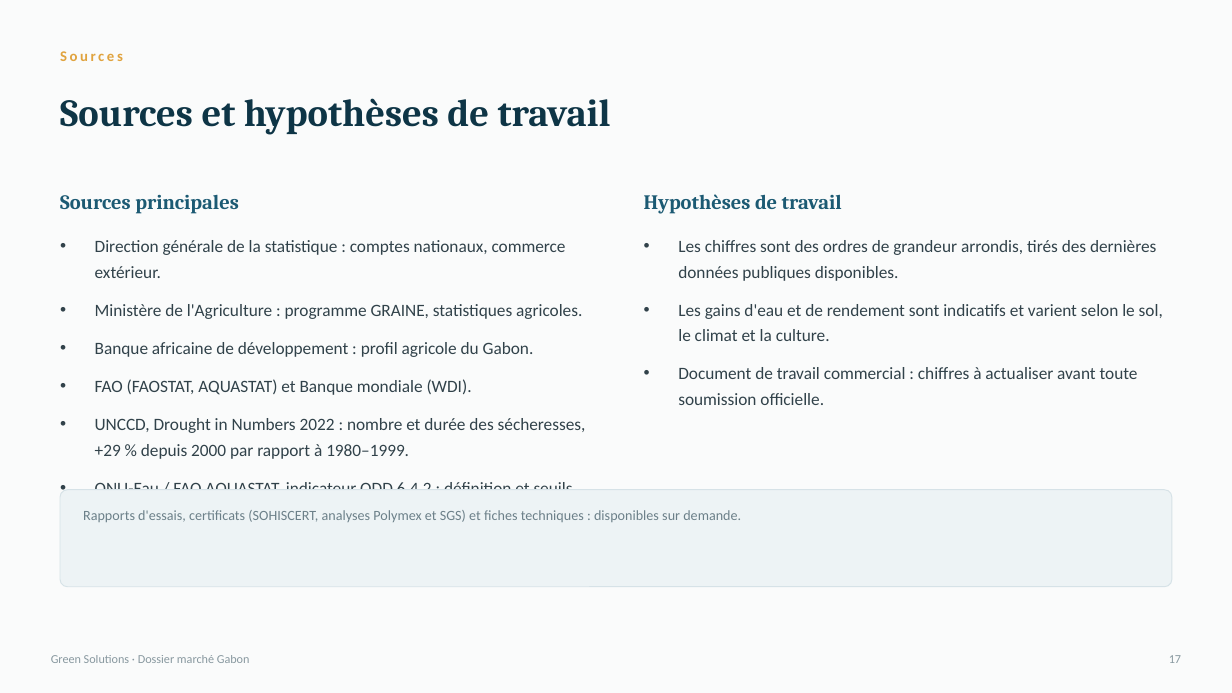
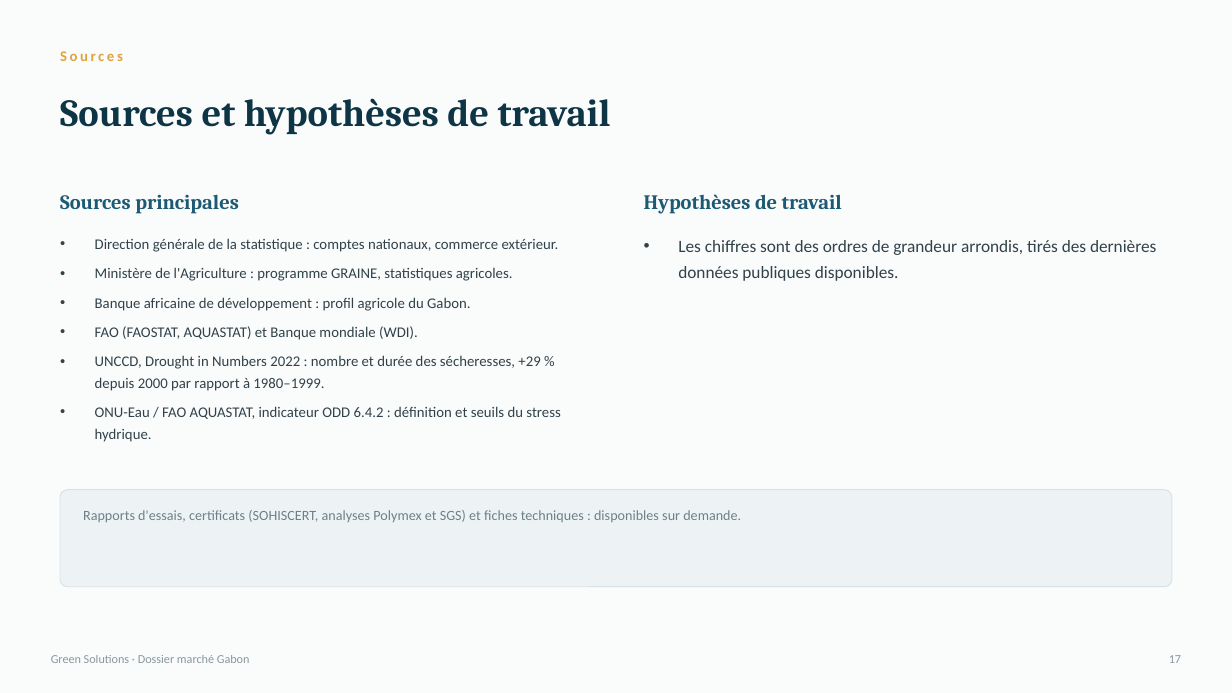
Before and after one commit to Gabes2705/green-solutions-web, a slide deck: slide 18 of public/documents/countries/gabon.pptx. Drawn at 1232x693 pixels with LibreOffice and Linux fonts; fonts in the diff are those of the drawing. Boxes give left, top, right and bottom in pixels: in the first picture for what was removed or moved away, otherwise in the second. Text is boxed around its words. In the diff, an @@ line names an element or a change of style, - is before the commit and + after.

Commit message:
Dossiers pays : le PDF reprend le texte de la page pour Gabon, Espagne, Oman, Liban et France
Le bouton « Télécharger le dossier (PDF) » de ces cinq pays donne de nouveau le
dossier de marché fabriqué à partir du texte de la page, comme pour les autres
pays. Les grandes études ne sont plus sur le site.

Générateur : grands chiffres plus petits quand ils sont longs (« ≈ 880 Mm³ »
cassait en deux lignes), crédits photo dans la colonne de droite de la page
Sources (la liste passait sous l'encadré). Photos et drapeaux du Liban et de la
France ajoutés pour le générateur.

```diff
--- a/public/documents/countries/gabon.pptx
+++ b/public/documents/countries/gabon.pptx
@@ text "Direction générale de la statistique ..." at (x1=95, y1=238, x2=560, y2=442): size 13.5 to 11.5 pt; less space between paragraphs @@
@@ text at (x1=678, y1=304, x2=1163, y2=405): paragraphs removed @@
-• Les gains d'eau et de rendement sont indicatifs et varient selon le sol, le climat et la culture.
-• Document de travail commercial : chiffres à actualiser avant toute soumission officielle.
```
Also in this commit, not shown: 2 other slides changed, 29 other files.
